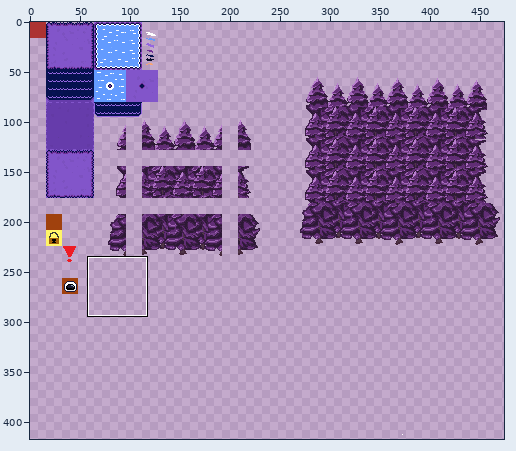
Sprite sheet -- TheSpaceCakes - Copy/TheSpaceCakes - Copy/sprites/tiles_outside/layers/651e824e-5a5c-4659-8c3b-7522423fcbb0/d69de8f4-00e5-46c3-bfb2-e6c82ae1f7a7.png. Above: a wide view before the commit, with the close-up outlined.
Close-up. Before the commit:
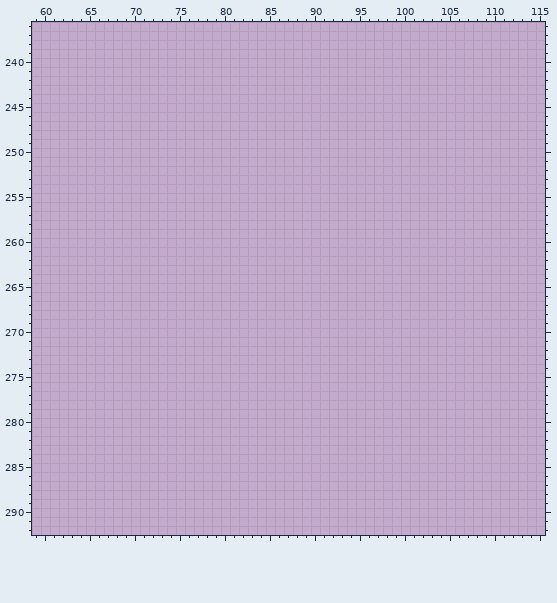
The file is 512x512 pixels. Colours within 5 levels of each other are drawn and written as one. Shown: x 59..115, y 236..292. The wide view leaves out empty margins.
The same view after the edit:
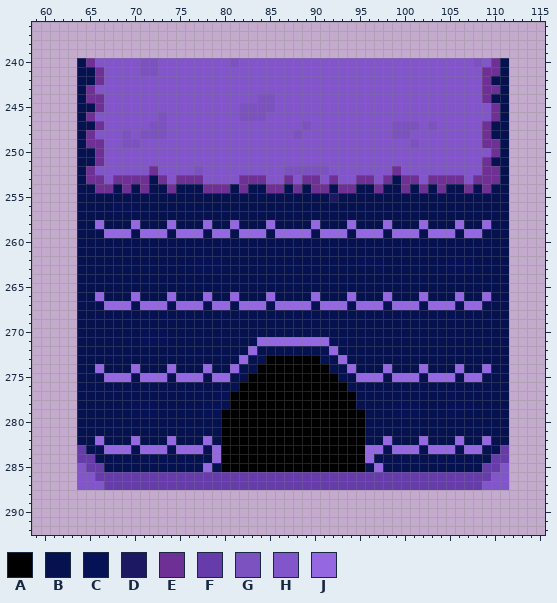
Palette (. is transparent): A #000000  B #06114f  C #071256  D #1d1862  E #6f3096  F #663cab  G #7c51c0  H #8255ca  J #9567e0
Difference:
Changed rows in their new state; - is an unchanged pixel.
first column x 64:
240 BEHHHHHGGHHHHHHHHGHHHHHHHHHHHHHHHHHHHHHHHHHHGHEB
241 BBEHHHHGGHHHHHHHHHHHHHHHHHHHHHHHHHHHHHHHHHHHHEEB
242 BBEHHHHHHHHHHHHHHHHHHHHHHHHHHHHHHHHHHHHHHHHHHEBB
243 BEHHHHHHHHHHHHHHHHHHHHHHHHHHHHHHHHHHHHHHHHHHHEEB
244 BEEHHHHHHHHHHHHHHHHHGGHHHHHHHHHHHHHHHHHHHHHHHEBB
245 BBEHHHHHHHHHHHHHHHGGGGHHHHHHHHHHHHHHHHHHHHHHHHEB
246 BEHHHHHHHGHHHHHHHHGGGHHHHHHHHHHHHHHHHHHHHHHHHHEB
247 BBEHHHHHGGHHHHHHHHHHHHHHHGHHHHHHHHHGGGHGHHHHHEBB
248 BEHHHGHGGGHHHHHHHHHHHHHHGHHHHHHHHHHGGHHHHHHHHEBB
249 BEEHHGGHHHHHHHHHHHHHHHHHHHHHHHHHHHHHHGHHHHHHHEEB
250 BBEHHHHHHHHHHHHHHHHHHHHHHHHHHHHHHHHHHHHHHHHHHHEB
251 BBEHHHHHHHHHHHHHHHHHHHHHHHHHHHHHHHHHHHHHHHHHHEBB
252 BEHHHHHHEHHHHGHHHHHHHHHGGGGGHHHHHHHEHHHHHHHHHEEB
253 BEEHEEEEBEHEEEHHHHEEEHHEHEEHEHHEEHEBEEHEEEEHEEEB
254 BBEEBEBEBBEBBBEEEBEBBEEBEBEEBEEBBEBBEBEBEBBEBEBB
255 BBBBBBBBBBBBBBBBBBBBBBBBBBBBDBBBBBBBBBBBBBBBBBBB
256 BBBBCCCBBBBBBBBBBBBBBBBBBBBBBBBBBBBBBBBBBBBBBBBB
257 BBBBBBBBBBBBBBBBBBBBBBBBBBBBBBBBBBBBBBBBBBBBBBBB
258 BBJBBBJBBBJBBBJBBJBBBJBBBBJBBBJBBBJBBBJBBBJBBJBB
259 BBBJJJBJJJBJJJBJJBJJJBJJJJBJJJBJJJBJJJBJJJBJJBBB
260 BBBBBBBBBBBBBBBBBBBBBBBBBBBBBBBBBBBBBBBBBBBBBBBB
261 BBBBBBBBBBBBBBBBBBBBBBBBBBBBBBBBBBBBBBBBBBBBBBBB
262 BBBBBBBBBBBBBCCCBBBBBBBBBBBBBBBCCCBBBBBBBCCCBBBB
263 BBBBBBBBBBBBBCCCBBBBBBBBBBBBBBBBBCBBBBBBBCCCBBBB
264 BBBBBBBBBBBBBBBBBBBBBBBBBBBBBBBBBBBBBBBBBBBBBBBB
265 BBBBBBBBBBBBBBBBBBBBBBBBBBBBBBBBBBBBBBBBBBBBBBBB
266 BBJBBBJBBBJBBBJBBJBBBJBBBBJBBBJBBBJBBBJBBBJBBJBB
267 BBBJJJBJJJBJJJBJJBJJJBJJJJBJJJBJJJBJJJBJJJBJJBBB
268 BBBBBBBBBBBBBBBBBBBBBBBBBBBBBBBBBBBBBBBBBBBBBBBB
269 BBBBBBBBBBBBBBBBBBBBBBBBBBBBBBBBBBBBBBBBBBBBBBBB
270 BBBBBBBCCCBBBBBBBBBBBBBBBBBBBBBBBBBBBBBBBBBBBBBB
271 BBBBBBBCCCBBBBBBBBBBJJJJJJJJCCBBBBBBBBBBBBBBBBBB
272 BBBBBBBBBBBBBBBBBBBJBBBBBBBCJBBBBBBBBBBBBBBBBBBB
273 BBBBBBBBBBBBBBBBBBJBBAAAAAABBJBBBBBBBBBBBBBBBBBB
274 BBJBBBJBBBJBBBJBBJBBAAAAAAAABBJBBBJBBBJBBBJBBJBB
275 BBBJJJBJJJBJJJBJJBBAAAAAAAAAABBJJJBJJJBJJJBJJBBB
276 BBBBBBBBBBBBBBBBBBAAAAAAAAAAAABBBBBBBBBBBBBBBBBB
277 BBBBBBBBBBBBBBBCCAAAAAAAAAAAAAABBBBBBBBBBCBBBBBB
278 BBBBBBCCCBBBBBCCBAAAAAAAAAAAAAABBBBCCCBBBCCCBBBB
279 BBBBBBCCCBBBBBCCAAAAAAAAAAAAAAAABBBCCCBBBCCBBBBB
280 BBBBBBBBBBBBBBBBAAAAAAAAAAAAAAAABBBBBBBBBBBBBBBB
281 BBBBBBBBBBBBBBBBAAAAAAAAAAAAAAAABBBBBBBBBBBBBBBB
282 BBJBBBJBBBJBBBJBAAAAAAAAAAAAAAAABBJBBBJBBBJBBJBB
283 FBBJJJBJJJBJJJBJAAAAAAAAAAAAAAAAJJBJJJBJJJBJJBBF
284 FFBBBBBBBBBBBBBJAAAAAAAAAAAAAAAAJBBBBBBBBBBBBBFF
285 HFFBBBBBBBBBBBJBAAAAAAAAAAAAAAAABJBBBBBBBBBBBFFH
286 HHFFFFFFFFFFFFFFFFFFFFFFFFFFFFFFFFFFFFFFFFFFFFHH
287 HHHFFFFFFFFFFFFFFFFFFFFFFFFFFFFFFFFFFFFFFFFFFHHH
Pixel boxes of the changes (left, top, right, bottom) in both close-ups:
added: (77, 58, 509, 490)
